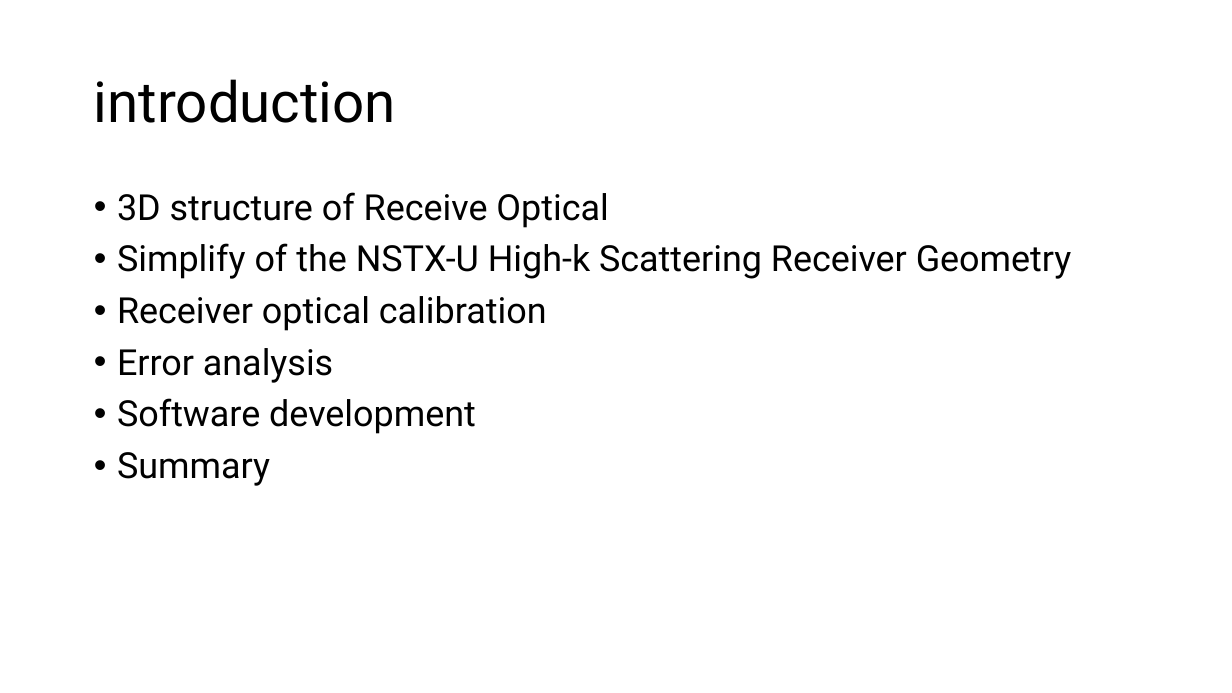
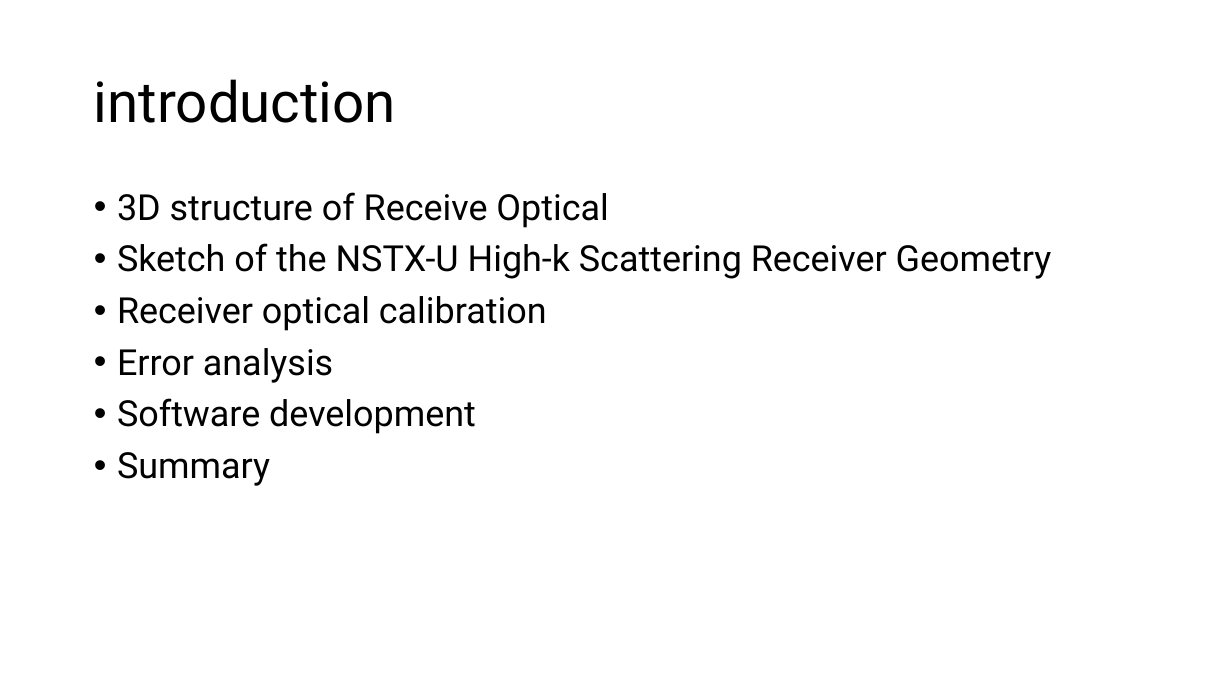
Before and after one commit to USTC-star/computer_share, a slide deck: slide 2 of NSTX-U High-k Scattering receiver optical calibration_07252024.pptx. Drawn at 1232x693 pixels with LibreOffice and Linux fonts; fonts in the diff are those of the drawing. Boxes give left, top, right and bottom in pixels: in the first picture for what was removed or moved away, otherwise in the second. Text is boxed around its words. In the diff, an @@ line names an element or a change of style, - is before the commit and + after.

```diff
--- a/NSTX-U High-k Scattering receiver optical calibration_07252024.pptx
+++ b/NSTX-U High-k Scattering receiver optical calibration_07252024.pptx
@@ text at box(117, 243, 1052, 279): text changed @@
-• Simplify of the NSTX-U High-k Scattering Receiver Geometry
+• Sketch of the NSTX-U High-k Scattering Receiver Geometry
```
Also in this commit, not shown: 1 other slide changed, 1 other file.
